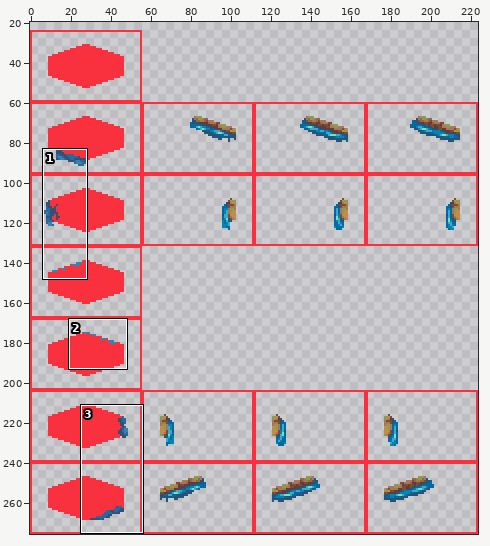
Sprite sheet: public/assets/water-underlay-transitions.png. The picture above shows the old version from afar; the outline marks the close-up.
Close-up. Before:
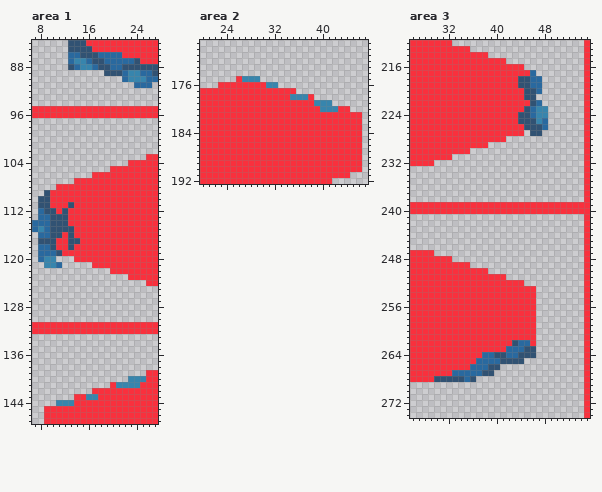
The file is 224x276 pixels. Shown: area 1: x 7..27, y 84..147; area 2: x 20..47, y 169..192; area 3: x 26..55, y 212..274. The wide view leaves out empty margins.
And afterwards:
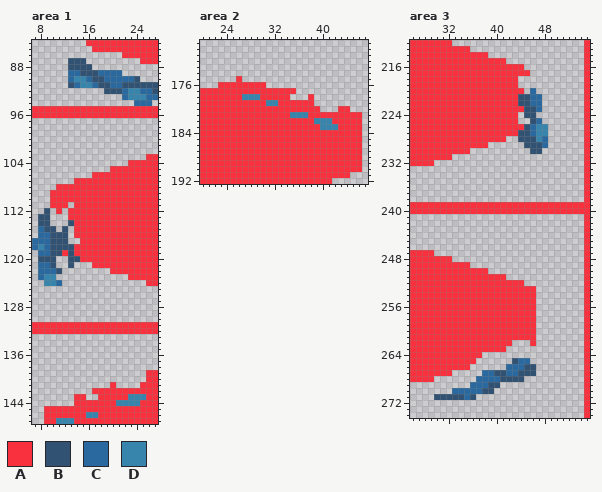
Palette (. is transparent): A #f9303d  B #315273  C #29699f  D #3785ad
From old to new:
Changed rows in their new state; - is an unchanged pixel.
Area 1:
first column x 13:
 84 ...------------
 85 ....-----------
 86 .........------
 87 BBB.........---
 88 -BBB...........
 89 CCBBBCCCC......
 90 CDDCBBCCC-CB...
 91 BCDDCBBCCBBBBBB
 92 ------BBBCDDCCB
 93 ---------CDDDCC
 94 -----------CCC-
first column x 7:
109 --.-----
110 -..-----
111 -..---.-
112 -.-.-.--
113 -BB...--
114 .BB...B-
115 .CB-.-.-
116 -----B.-
117 CCC-BB..
118 CD--BB--
119 ---B--B-
120 -BBB--BB
121 -CCB.-B-
122 -CCCB---
123 -CDD----
124 --DDC---
first column x 11:
140 ------------...
141 ----------....-
143 -----..-----DDD
144 ...-------DDDD-
146 -----DD--------
147 DDD------------
Area 2:
first column x 27:
175 ...-------------
176 ----..----------
178 DDD-----...-----
179 ----DD------...-
180 -------------...
181 --------DDD-----
182 ------------DDD-
183 -------------DDD
Area 3:
first column x 44:
217 --.--
218 ....-
219 ....-
220 -.C.-
221 B-CC-
222 BBC--
223 --BC.
224 .-B..
225 ..-C.
226 --CDD
227 BBCDD
228 BBBDC
229 -BBBC
230 --BB-
first column x 30:
262 -------------...-
263 ------------.....
264 --------.........
265 -------......-CC-
266 ------.....-CCCBB
267 ---.....CCBBCCBBB
268 .......CCCCBBBB--
269 ------CCCBB------
270 ---CCCCCBB-------
271 BBBBBCB----------
